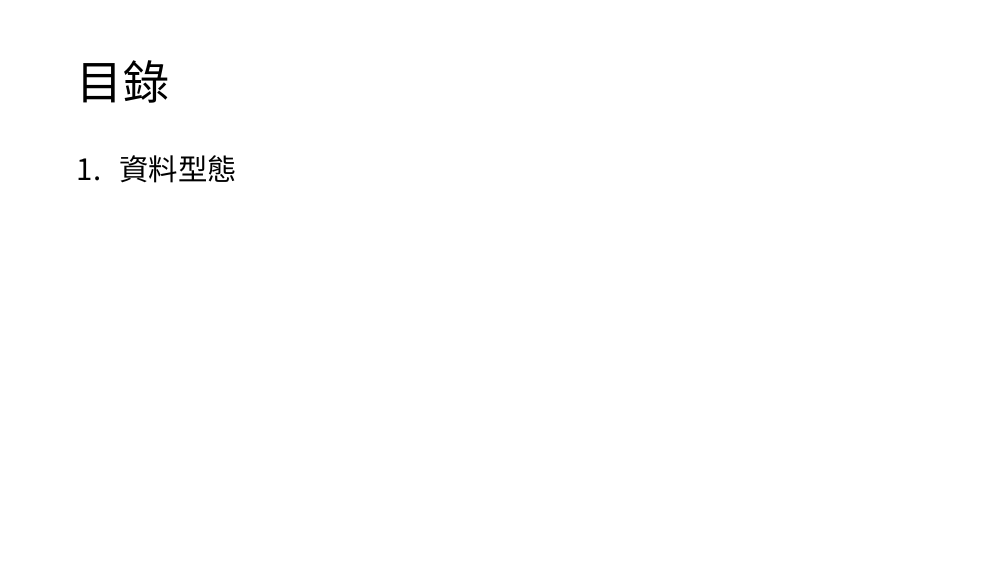
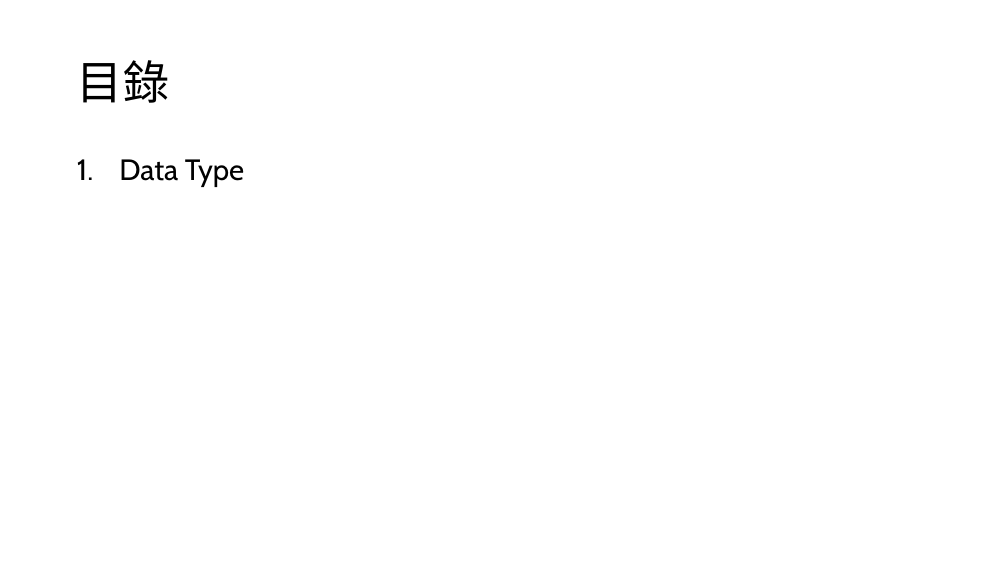
Before and after one commit to s9001055/DV_learning, a slide deck: slide 2 of SystemVerilog_語法學習.pptx. Drawn at 1008x567 pixels with LibreOffice and Linux fonts; fonts in the diff are those of the drawing. Boxes give left, top, right and bottom in pixels: in the first picture for what was removed or moved away, otherwise in the second. Text is boxed around its words. In the diff, an @@ line names an element or a change of style, - is before the commit and + after.

```diff
--- a/SystemVerilog_語法學習.pptx
+++ b/SystemVerilog_語法學習.pptx
@@ text at bbox=[119, 159, 244, 187]: text changed @@
-1. 資料型態
+1. Data Type
```
Also in this commit, not shown: 1 slide added, 1 other file.
